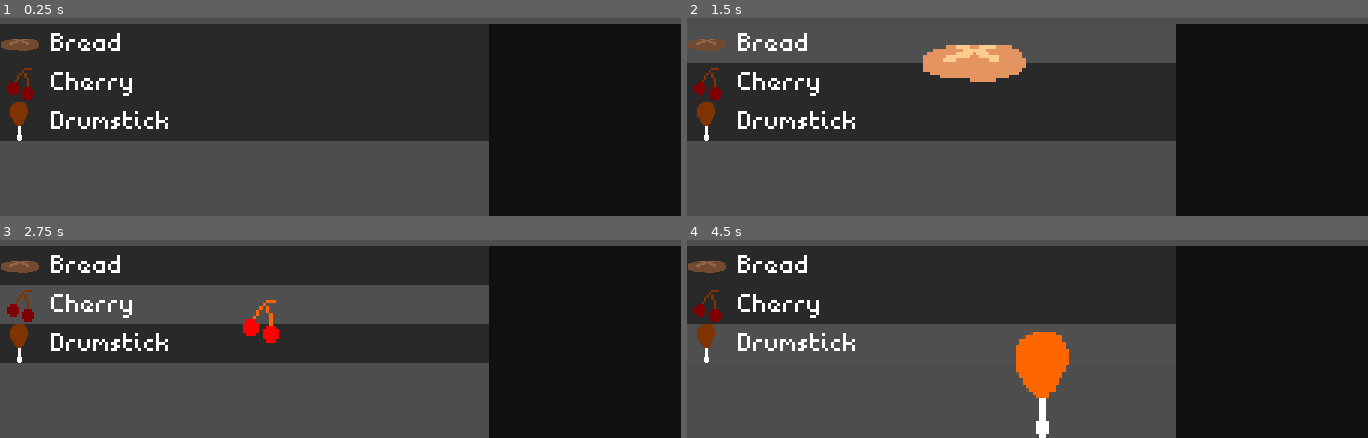
Above: before the commit, frames 1-4 (two rows, left to right).
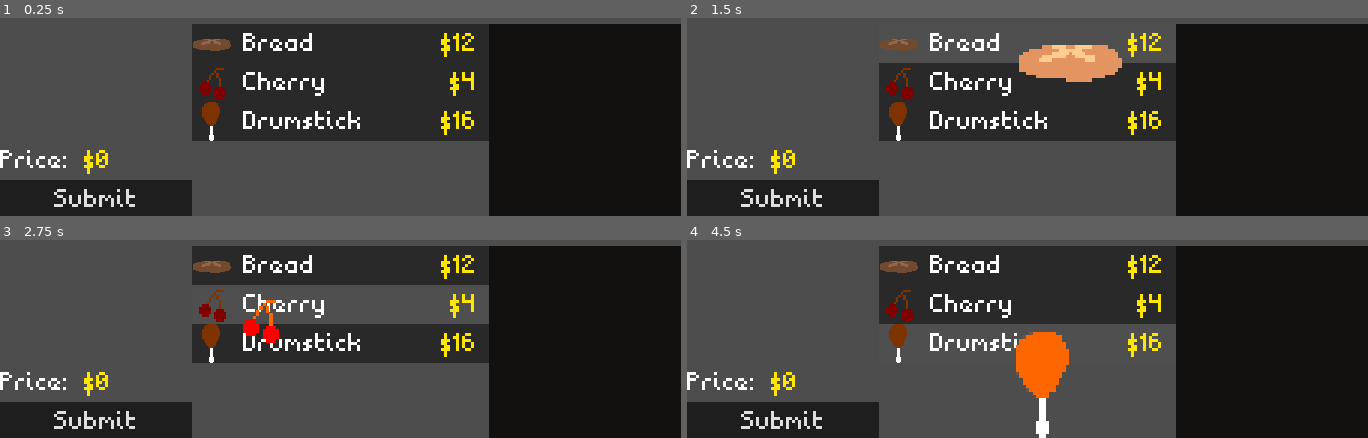
Above: after the commit, the same moments.

Repository: InRe-Dan/gmtk2024
Game: Godot game, scene res://main.tscn
Two runs of this game, one before a commit and one after it. Both use one fixed random seed, a clock stepped at 60 frames per second and the inputs below. The engine's default icon, where the game draws it, is replaced by a stand-in: a white triangle on a blue panel in a dark square.
Inputs (mouse positions are in pixels of both pictures, inside the frame that each line leads up to; where the layout moved, square brackets give the same spot in the first picture):
- Up to frame 1 (0.25 s): no input
- Up to frame 2 (1.5 s): click (782, 198) at 0.5 s, where only the run after the commit has a clickable "Submit"; click (1027, 43) [932, 43] at 1.25 s
- Up to frame 3 (2.75 s): click (245, 305) at 2.02 s
- Up to frame 4 (4.5 s): click (932, 342) at 2.77 s; click (1027, 305) at 3.52 s; click (1027, 342) at 4.27 s

The runs differ from the first frame. In frame 1, 25% of the frame differs, in the area x 0-70%, y 3-100%; in frame 2, 24%; in frame 3, 20%; in frame 4, 20%.

Commit message:
Pricing info

Diff:
--- a/Grid/grid.gd
+++ b/Grid/grid.gd
@@ -1,5 +1,7 @@
 class_name Grid
 extends Control
+
+signal total_price_updated(new_total)
 
 @onready var grid_slot_scene = preload("res://Grid/grid_slot.tscn")
 @onready var grid_item_scene = preload("res://Item/grid_item.tscn")
@@ -13,6 +15,8 @@
 var row_count: int
 var col_count: int
 var matrix
+
+var total_price: int = 0
 
 var initialized: bool = false
 
@@ -154,6 +158,8 @@
 	# Submit item at position
 	item.root_slot = root_slot
 	item.position = root_slot.position
+	total_price += item.item.value
+	total_price_updated.emit(total_price)
 	item.place()
 
 	drag_offset = Vector2i.ZERO
@@ -182,6 +188,9 @@
 		(matrix[grid_pos.y][grid_pos.x] as GridSlot).item_stored = null
 
 	drag_offset = hovered_slot.grid_position - root_slot.grid_position
+
+	total_price -= held_item.item.value
+	total_price_updated.emit(total_price)
 
 	_on_slot_mouse_exited()
 	_on_slot_mouse_entered(hovered_slot)
--- /dev/null
+++ b/Grid/info_box.gd
@@ -0,0 +1,9 @@
+class_name InfoBox
+extends VBoxContainer
+
+@onready var total_price_label: RichTextLabel = $TotalPrice
+
+
+## Total grid price changed
+func _on_total_price_updated(price: int) -> void:
+	total_price_label.text = "Price: [color=ffe600]$" + str(price) + "[/color]"
--- a/Grid/workspace.gd
+++ b/Grid/workspace.gd
@@ -5,5 +5,7 @@
 func _ready() -> void:
 	var grid: Grid = get_node("Grid") as Grid
 	var item_list: ItemsList = get_node("ItemsList") as ItemsList
+	var info_box: InfoBox = get_node("InfoBox") as InfoBox
 
 	item_list.new_item_selected.connect(Callable(grid, "_on_new_item_selected"))
+	grid.total_price_updated.connect(Callable(info_box, "_on_total_price_updated"))
--- a/Item/Items/bread.tres
+++ b/Item/Items/bread.tres
@@ -7,5 +7,5 @@
 script = ExtResource("1_1e4df")
 item_name = "Bread"
 sprite = ExtResource("2_clus4")
+value = 12
 type = 0
-relative_cells = Array[Vector2i]([Vector2i(0, 0), Vector2i(1, 0)])
--- a/Item/Items/cherry.tres
+++ b/Item/Items/cherry.tres
@@ -7,4 +7,5 @@
 script = ExtResource("1_icoew")
 item_name = "Cherry"
 sprite = ExtResource("2_83kys")
+value = 4
 type = 0
--- a/Item/Items/drumstick.tres
+++ b/Item/Items/drumstick.tres
@@ -7,5 +7,5 @@
 script = ExtResource("1_lbht1")
 item_name = "Drumstick"
 sprite = ExtResource("2_12qeg")
+value = 16
 type = 0
-relative_cells = Array[Vector2i]([Vector2i(0, 0), Vector2i(0, 1)])
--- a/Item/base_item.gd
+++ b/Item/base_item.gd
@@ -13,6 +13,9 @@
 	set(value):
 		sprite = value
 		init_relative_cells()
+
+## Monetary value of the item
+@export var value: int = 0
 
 # This might have to be a more complex type than just an enum since foods might have different types.
 @export var type : int # placeholder type
--- a/Item/list_item.gd
+++ b/Item/list_item.gd
@@ -5,6 +5,7 @@
 
 @onready var item_name_label: Label = $HBoxContainer/ItemName
 @onready var item_icon_rect: TextureRect = $HBoxContainer/Icon
+@onready var item_price_label: Label = $HBoxContainer/Price
 
 var item: Item
 
@@ -20,6 +21,7 @@
 
 	item_name_label.text = item.item_name
 	item_icon_rect.texture = item.sprite
+	item_price_label.text = "$" + str(item.value)
 
 
 ## Item was pressed
--- a/Item/list_item.tscn
+++ b/Item/list_item.tscn
@@ -42,4 +42,21 @@
 theme_override_font_sizes/font_size = 11
 text = "Item Name"
 
+[node name="Control" type="Control" parent="HBoxContainer"]
+layout_mode = 2
+size_flags_horizontal = 3
+mouse_filter = 2
+
+[node name="Price" type="Label" parent="HBoxContainer"]
+layout_mode = 2
+size_flags_vertical = 1
+theme_override_colors/font_color = Color(1, 0.9, 0, 1)
+theme_override_fonts/font = ExtResource("2_xl3kf")
+theme_override_font_sizes/font_size = 11
+text = "Item Price"
+
+[node name="Control2" type="Control" parent="HBoxContainer"]
+layout_mode = 2
+mouse_filter = 2
+
 [connection signal="pressed" from="." to="." method="_on_pressed"]
--- a/main.tscn
+++ b/main.tscn
@@ -1,8 +1,16 @@
-[gd_scene load_steps=4 format=3 uid="uid://bsne7661tkcrm"]
+[gd_scene load_steps=8 format=3 uid="uid://bsne7661tkcrm"]
 
 [ext_resource type="Script" path="res://Item/item_list.gd" id="1_eu7ty"]
 [ext_resource type="PackedScene" uid="uid://gn35k16s7xxk" path="res://Grid/grid.tscn" id="1_mxj2h"]
+[ext_resource type="Script" path="res://Grid/info_box.gd" id="2_auo4a"]
 [ext_resource type="Script" path="res://Grid/workspace.gd" id="2_d3txm"]
+[ext_resource type="FontFile" uid="uid://d0g7r7ojp0qqk" path="res://Assets/Font/undead11.ttf" id="2_jskw5"]
+
+[sub_resource type="StyleBoxFlat" id="StyleBoxFlat_uii85"]
+bg_color = Color(0.24, 0.24, 0.24, 1)
+
+[sub_resource type="StyleBoxFlat" id="StyleBoxFlat_h4x35"]
+bg_color = Color(0.12, 0.12, 0.12, 1)
 
 [node name="Main" type="Control"]
 layout_mode = 3
@@ -31,6 +39,34 @@
 theme_override_constants/separation = 0
 script = ExtResource("2_d3txm")
 
+[node name="InfoBox" type="VBoxContainer" parent="VBoxContainer/Workspace"]
+custom_minimum_size = Vector2(64, 0)
+layout_mode = 2
+theme_override_constants/separation = 1
+script = ExtResource("2_auo4a")
+
+[node name="Control" type="Control" parent="VBoxContainer/Workspace/InfoBox"]
+layout_mode = 2
+size_flags_vertical = 3
+
+[node name="TotalPrice" type="RichTextLabel" parent="VBoxContainer/Workspace/InfoBox"]
+custom_minimum_size = Vector2(0, 11)
+layout_mode = 2
+theme_override_fonts/normal_font = ExtResource("2_jskw5")
+theme_override_font_sizes/normal_font_size = 11
+bbcode_enabled = true
+text = "Price: [color=ffe600]$0[/color]"
+fit_content = true
+
+[node name="Submit" type="Button" parent="VBoxContainer/Workspace/InfoBox"]
+layout_mode = 2
+focus_mode = 0
+theme_override_fonts/font = ExtResource("2_jskw5")
+theme_override_font_sizes/font_size = 11
+theme_override_styles/hover = SubResource("StyleBoxFlat_uii85")
+theme_override_styles/normal = SubResource("StyleBoxFlat_h4x35")
+text = "Submit"
+
 [node name="ItemsList" type="ScrollContainer" parent="VBoxContainer/Workspace"]
 layout_mode = 2
 size_flags_horizontal = 3
